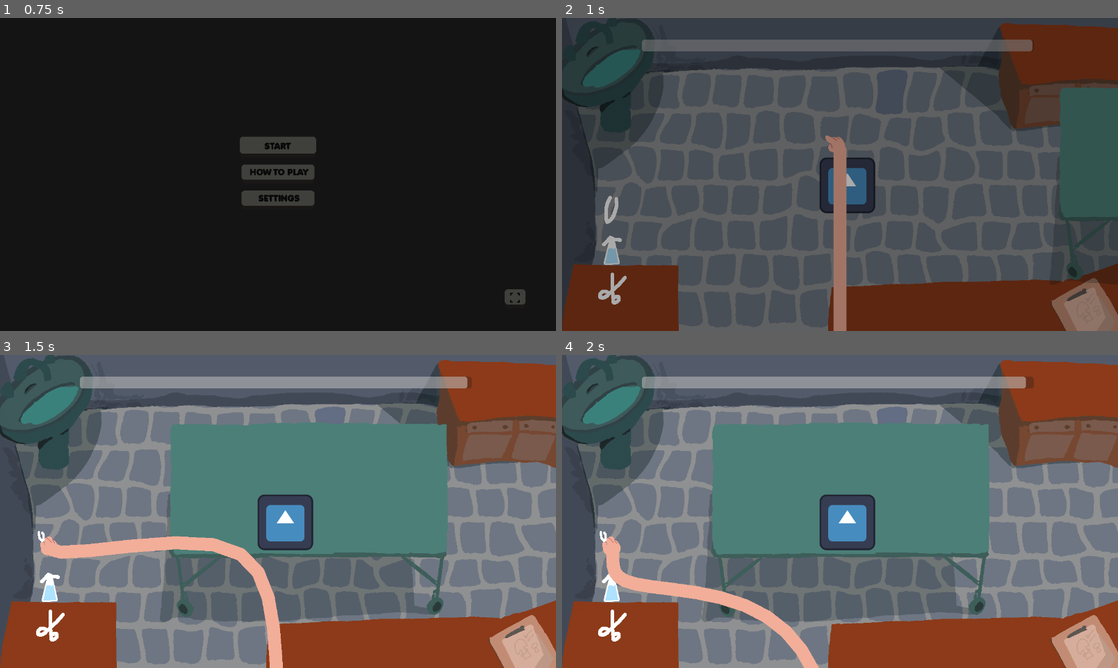
Above: before the commit, frames 1-4 (two rows, left to right).
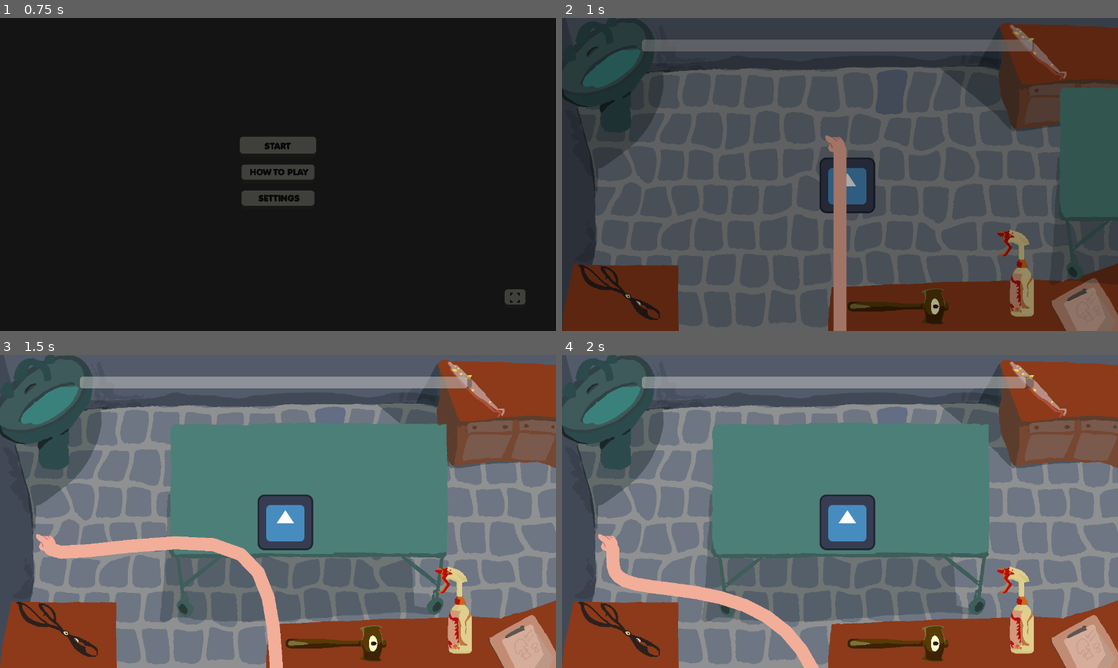
Above: after the commit, the same moments.

Repository: IsaacCerejo/wild-jam-87
Game: Godot game, scene res://scenes/game_controller/game_controller.tscn
The game is run twice, just before and just after one commit, with the same random seed, the same clock (stepped at 60 frames per second) and the same inputs. The engine's default icon, where the game draws it, is replaced by a stand-in: a white triangle on a blue panel in a dark square. Sound files missing from this copy of the repository are replaced by a short silence.
Inputs (mouse positions are in pixels of both pictures, inside the frame that each line leads up to):
- Up to frame 1 (0.75 s): click "START" at 0.5 s
- Up to frame 2 (1 s): no input
- Up to frame 3 (1.5 s): move the mouse to (50, 549) at 1.27 s; click (50, 549) at 1.42 s
- Up to frame 4 (2 s): no input

Frame 1 is identical in both runs. In frame 2, 2.9% of the frame differs, in the area x 2-91%, y 2-98%; in frame 3, 2.9%; in frame 4, 2.9%.

Commit message:
Clean up the tool sprites

Diff:
--- a/scenes/main_game/main_game.tscn
+++ b/scenes/main_game/main_game.tscn
@@ -7,6 +7,7 @@
 [ext_resource type="Texture2D" uid="uid://b0788qfn374ll" path="res://assets/tools/tool_pinça.png" id="5_s87mg"]
 [ext_resource type="Texture2D" uid="uid://uuela3hv3sev" path="res://assets/tools/tool_tesoura.png" id="6_ebk6p"]
 [ext_resource type="PackedScene" uid="uid://cfynw7ir82qmn" path="res://scenes/main_game/tool.tscn" id="7_b4n6q"]
+[ext_resource type="Texture2D" uid="uid://dhupda6d3r6f1" path="res://assets/tools/tool_hammer.png" id="7_ebk6p"]
 [ext_resource type="Texture2D" uid="uid://d1wspkbkkygsv" path="res://assets/tools/tool_spray.png" id="7_l774p"]
 [ext_resource type="PackedScene" uid="uid://cfxgo5ye53do0" path="res://scenes/main_game/mushroom.tscn" id="8_irrf2"]
 [ext_resource type="Script" uid="uid://vta4rkxv4wv0" path="res://scripts/main_game/player.gd" id="8_r8wn4"]
@@ -81,6 +82,14 @@
 }, {
 "frames": [{
 "duration": 1.0,
+"texture": ExtResource("12_gxjft")
+}],
+"loop": true,
+"name": &"hammer",
+"speed": 5.0
+}, {
+"frames": [{
+"duration": 1.0,
 "texture": ExtResource("10_fxa2l")
 }],
 "loop": true,
@@ -116,24 +125,31 @@
 script = ExtResource("4_irrf2")
 
 [node name="Pinca" parent="ToolSelector" instance=ExtResource("7_b4n6q")]
-position = Vector2(117, 443)
+position = Vector2(1096, 79)
 
 [node name="Sprite2D" parent="ToolSelector/Pinca" index="0"]
 texture = ExtResource("5_s87mg")
 
 [node name="Spray" parent="ToolSelector" instance=ExtResource("7_b4n6q")]
-position = Vector2(117, 532)
+position = Vector2(1044, 587)
 type = 1
 
 [node name="Sprite2D" parent="ToolSelector/Spray" index="0"]
 texture = ExtResource("7_l774p")
 
 [node name="Tesoura" parent="ToolSelector" instance=ExtResource("7_b4n6q")]
-position = Vector2(118, 620)
+position = Vector2(131, 632)
 type = 2
 
 [node name="Sprite2D" parent="ToolSelector/Tesoura" index="0"]
 texture = ExtResource("6_ebk6p")
+
+[node name="Hammer" parent="ToolSelector" instance=ExtResource("7_b4n6q")]
+position = Vector2(774, 663)
+type = 4
+
+[node name="Sprite2D" parent="ToolSelector/Hammer" index="0"]
+texture = ExtResource("7_ebk6p")
 
 [node name="OperatingTray" type="Node2D" parent="."]
 unique_name_in_owner = true
@@ -160,7 +176,7 @@
 unique_name_in_owner = true
 position = Vector2(32, 28)
 sprite_frames = SubResource("SpriteFrames_n1acc")
-animation = &"empty"
+animation = &"hammer"
 autoplay = "empty"
 
 [node name="arm" type="Line2D" parent="Player"]
@@ -177,3 +193,4 @@
 [editable path="ToolSelector/Pinca"]
 [editable path="ToolSelector/Spray"]
 [editable path="ToolSelector/Tesoura"]
+[editable path="ToolSelector/Hammer"]
--- a/scripts/main_game/tool.gd
+++ b/scripts/main_game/tool.gd
@@ -4,7 +4,9 @@
 enum ToolType {
 	PINCA,
 	SPRAY,
-	TESOURA
+	TESOURA,
+	DRILL,
+	HAMMER
 }
 
 signal picked_up(tool: Tool)
Not shown, removed: assets/drill.png.import
Binary file removed: assets/hammer.png
Binary file removed: assets/lesbian.png
Binary file removed: assets/pinça.png
Not shown, removed: assets/pinça.png.import
Binary file removed: assets/spray.png
Not shown, removed: assets/spray.png.import
Renamed: assets/drill.png -> assets/tools/drill.png
Not shown, changed: assets/tools/drill.png.import
Binary file added: assets/tools/tool_hammer.png
Not shown, changed: assets/tools/tool_hammer.png.import
Binary file changed: assets/tools/tool_pinça.png
(and 3 more such lines)
